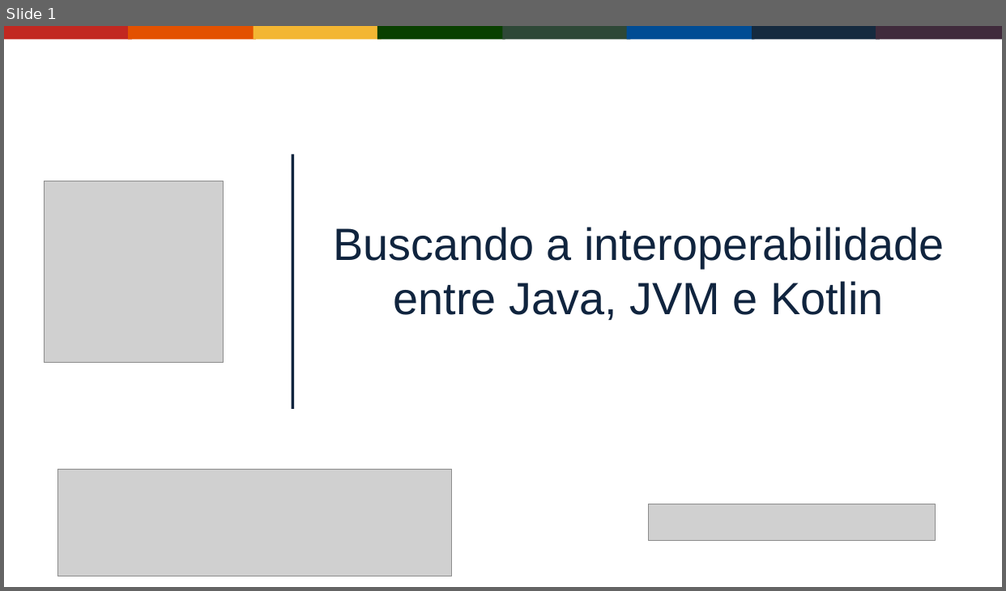
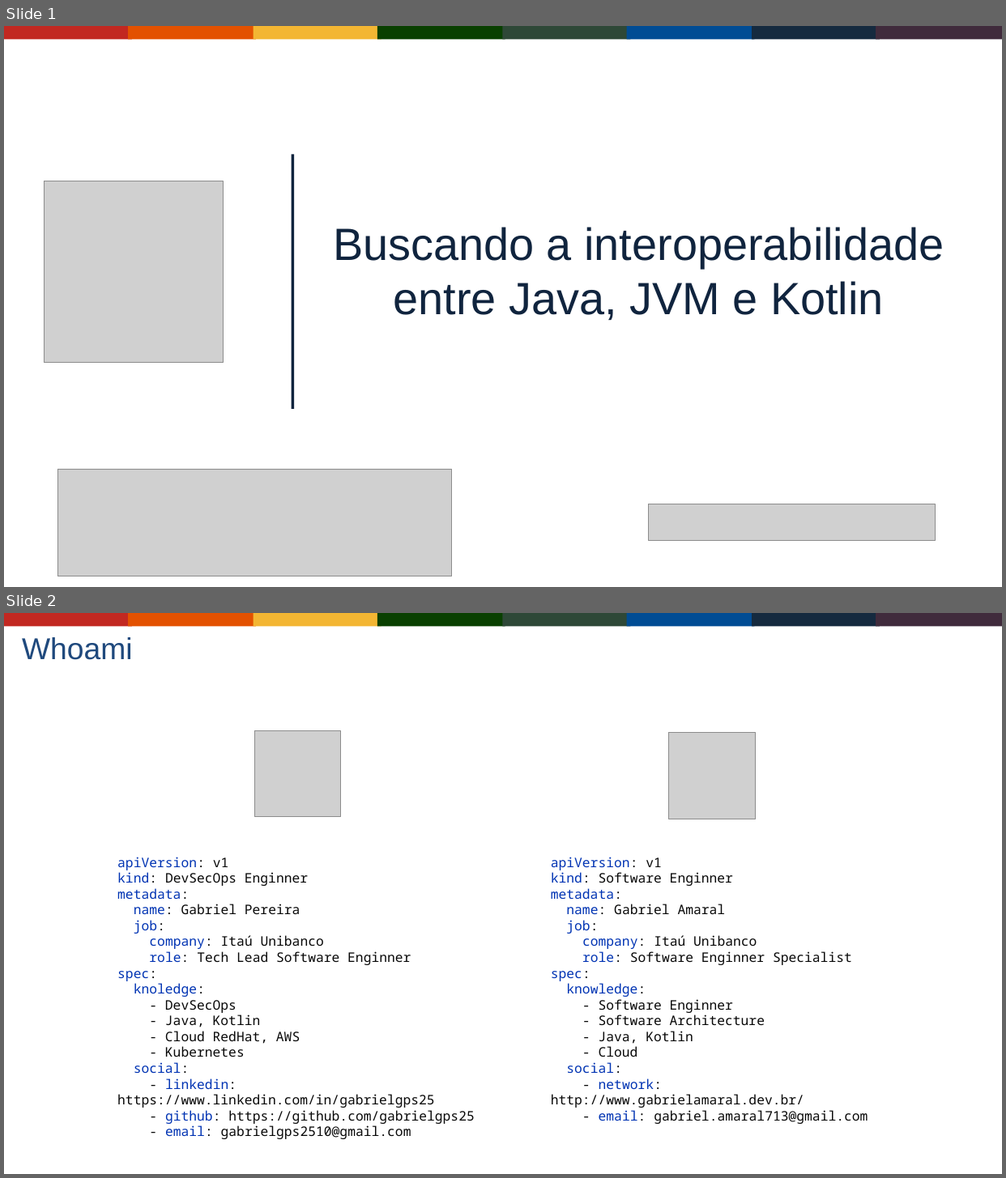
Before and after one commit to Gabrielgps25/meetup-kotlin-java-differences-features, a slide deck: buscando-interoperabilidade-entre-java-jvm-kotlin.odp. Shown one above the other, each under a label of ours: slide 1 before the commit, slides 1 and 2 after it. The pictures are 1006x591 and 1006x1178 pixels, drawn with LibreOffice and Linux fonts; fonts in the diff are those of the drawing; grey boxes stand for pictures; background and template pictures are left out. Boxes give left, top, right and bottom in pixels: in the first picture for what was removed or moved away, otherwise in the second. Text is boxed around its words. In the diff, an @@ line names an element or a change of style, - is before the commit and + after.

```diff
--- a/buscando-interoperabilidade-entre-java-jvm-kotlin.odp
+++ b/buscando-interoperabilidade-entre-java-jvm-kotlin.odp
@@ slide 2 added at <box>4,613,1002,1174</box>, background picture (left out); not listed: 8 template elements that a slide beside it also shows @@
@@ text added at <box>22,637,133,660</box>, 32 pt, text #1F497D @@
+Whoami
@@ picture added at <box>254,730,341,816</box> @@
@@ picture added at <box>668,733,756,820</box> @@
@@ text added at <box>117,857,474,1139</box>, 14 pt, text #080808 @@
+apiVersion: v1
+kind: DevSecOps Enginner
+metadata:
+name: Gabriel Pereira
+job:
+company: Itaú Unibanco
+role: Tech Lead Software Enginner
+spec:
+knoledge:
+- DevSecOps
+- Java, Kotlin
+- Cloud RedHat, AWS
+- Kubernetes
+social:
+- linkedin: https://www.linkedin.com/in/gabrielgps25
+- github: https://github.com/gabrielgps25
+- email: gabrielgps2510@gmail.com
@@ text added at <box>551,857,867,1124</box>, 14 pt, text #080808 @@
+apiVersion: v1
+kind: Software Enginner
+metadata:
+name: Gabriel Amaral
+job:
+company: Itaú Unibanco
+role: Software Enginner Specialist
+spec:
+knowledge:
+- Software Enginner
+- Software Architecture
+- Java, Kotlin
+- Cloud
+social:
+- network: http://www.gabrielamaral.dev.br/
+- email: gabriel.amaral713@gmail.com
```
Also in this commit, not shown: 1 slide changed, 1 other file.
